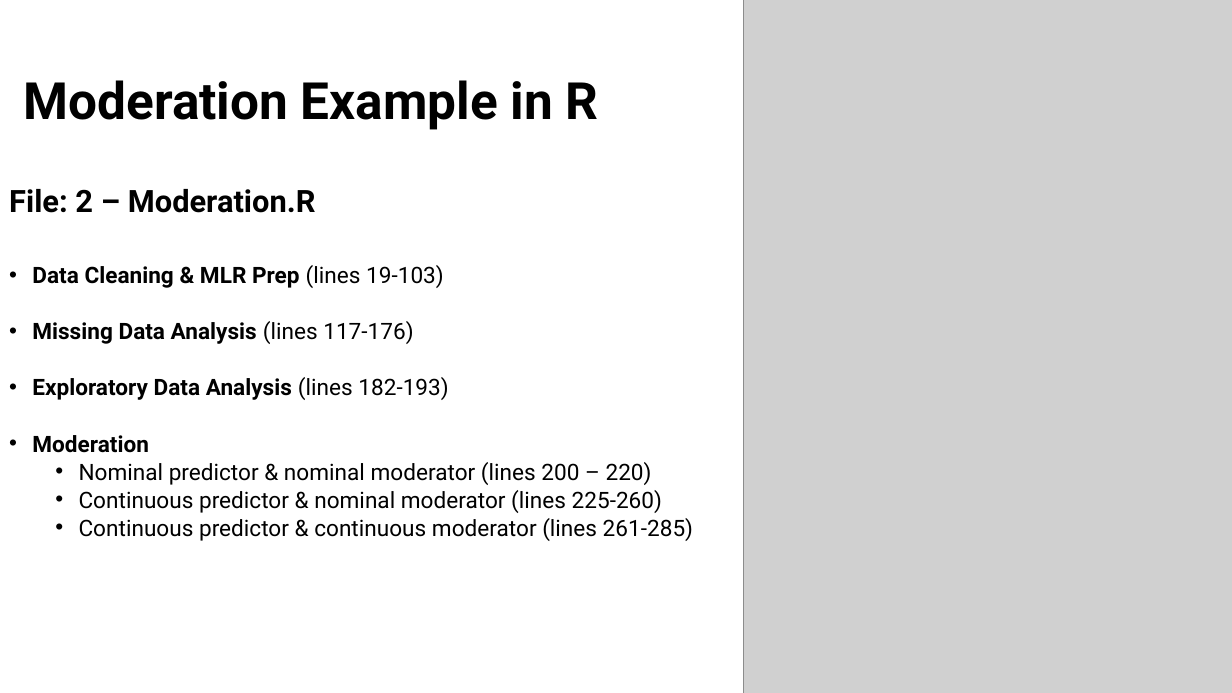
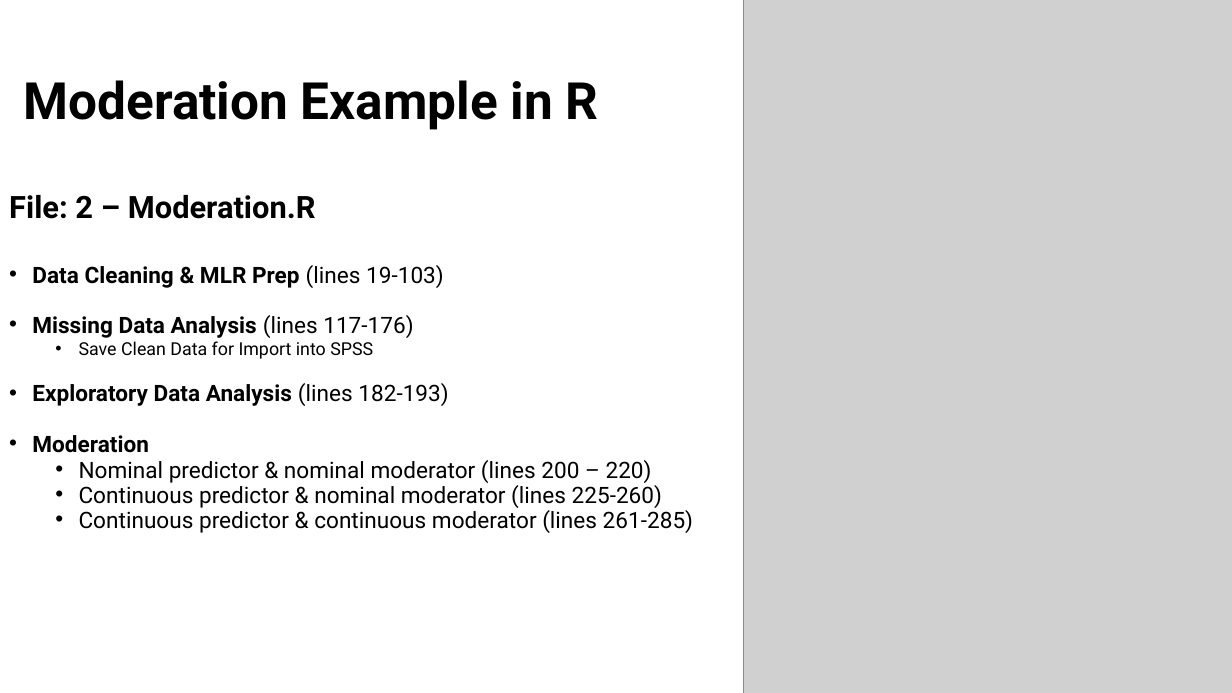
Before and after one commit to EwokOzwok/Data-Analysis-II---CBHPAR-Seminar, a slide deck: slide 9 of Data Analysis II - Mediation and Moderation.pptx. Drawn at 1232x693 pixels with LibreOffice and Linux fonts; fonts in the diff are those of the drawing; grey boxes stand for pictures. Boxes give left, top, right and bottom in pixels: in the first picture for what was removed or moved away, otherwise in the second. Text is boxed around its words. In the diff, an @@ line names an element or a change of style, - is before the commit and + after.

```diff
--- a/Data Analysis II - Mediation and Moderation.pptx
+++ b/Data Analysis II - Mediation and Moderation.pptx
@@ text at bbox=[9, 195, 693, 533]: line spacing 0.8 to 0.7 @@
@@ text at bbox=[79, 341, 373, 359]: paragraph added @@
+  • Save Clean Data for Import into SPSS
```
Also in this commit, not shown: 7 other slides changed, 1 slide added, 3 other files.
